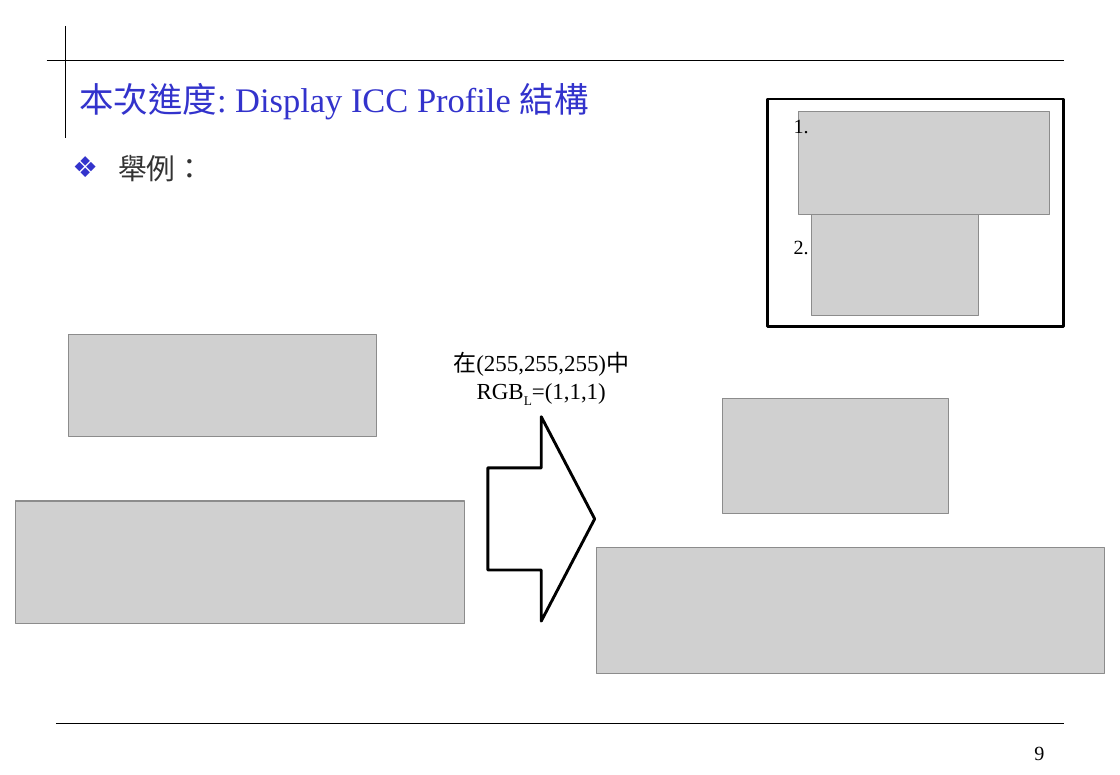
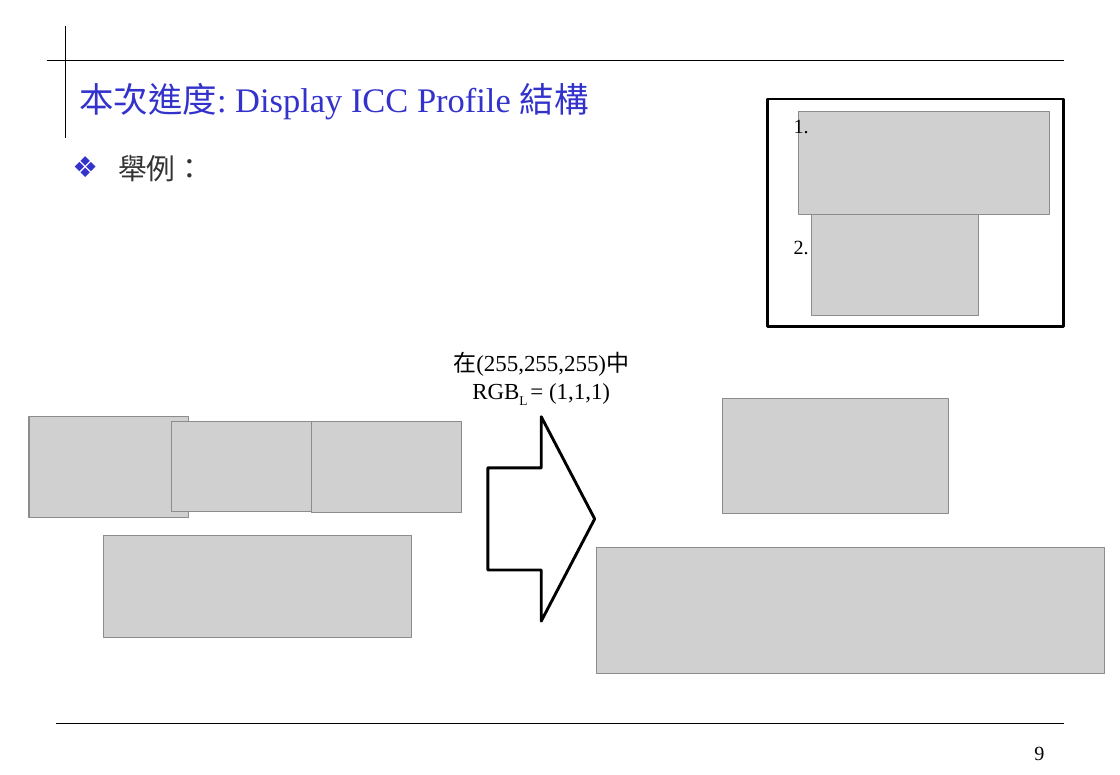
Before and after one commit to 0ilasis0/home, a slide deck: slide 9 of ICCPROFILE_0923.pptx. Drawn at 1120x775 pixels with LibreOffice and Linux fonts; fonts in the diff are those of the drawing; grey boxes stand for pictures; background and template pictures are left out. Boxes give left, top, right and bottom in pixels: in the first picture for what was removed or moved away, otherwise in the second. Text is boxed around its words. In the diff, an @@ line names an element or a change of style, - is before the commit and + after.

```diff
--- a/ICCPROFILE_0923.pptx
+++ b/ICCPROFILE_0923.pptx
@@ text at bbox=[453, 351, 629, 404]: text changed @@
-在(255,255,255)中RGBL=(1,1,1)
+在(255,255,255)中
+RGBL = (1,1,1)
@@ picture added at bbox=[29, 417, 188, 518] @@
@@ picture added at bbox=[172, 422, 311, 513] @@
@@ picture added at bbox=[311, 422, 462, 513] @@
@@ picture removed at bbox=[16, 502, 464, 625] @@
@@ picture: place and size @@
-picture at bbox=[69, 335, 377, 436]
+picture at bbox=[104, 537, 413, 638]
```
Also in this commit, not shown: 4 other slides changed.
